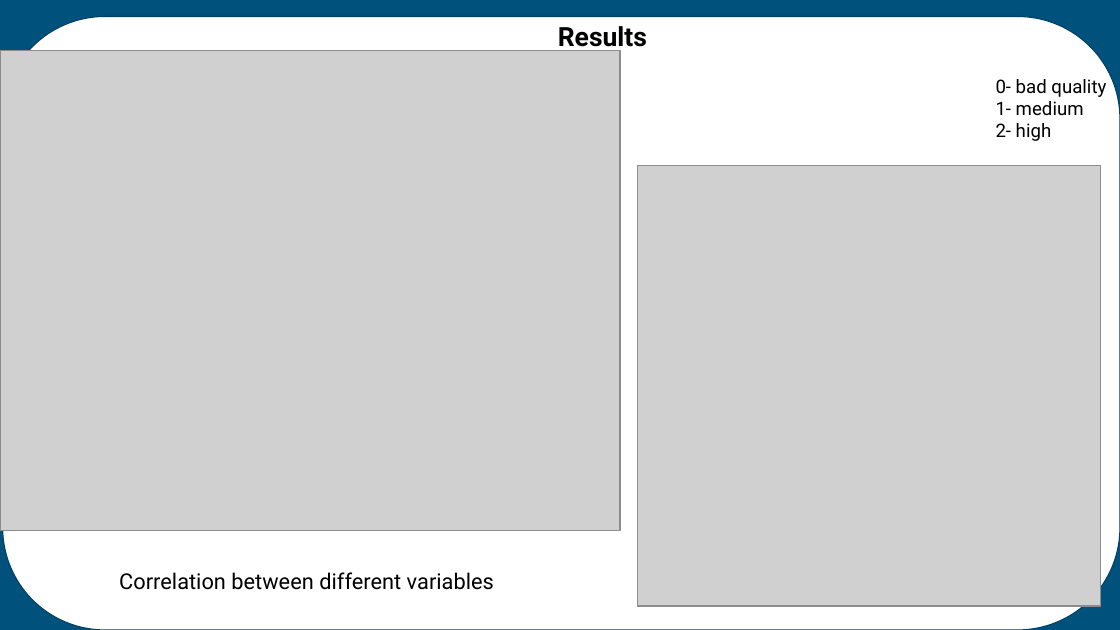
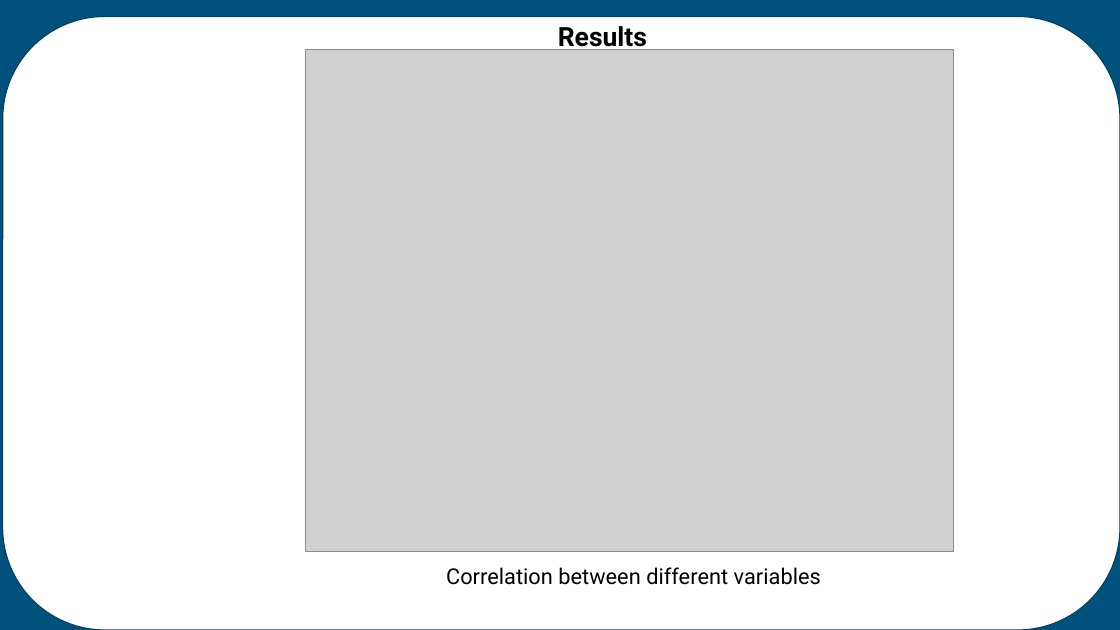
Before and after one commit to meghkc/CS5830-Project7, a slide deck: slide 4 of Project-7 Presentation.pptx. Drawn at 1120x630 pixels with LibreOffice and Linux fonts; fonts in the diff are those of the drawing; grey boxes stand for pictures. Boxes give left, top, right and bottom in pixels: in the first picture for what was removed or moved away, otherwise in the second. Text is boxed around its words. In the diff, an @@ line names an element or a change of style, - is before the commit and + after.

```diff
--- a/Project-7 Presentation.pptx
+++ b/Project-7 Presentation.pptx
@@ picture: place and size @@
-picture at [0,50,620,531]
+picture at [306,49,953,551]
@@ text removed at [996,79,1106,141] @@
-0- bad quality
-1- medium
-2- high
@@ picture removed at [638,166,1101,606] @@
@@ text "Correlation between different variables": place and size @@
-text "Correlation between different variables" at [119,572,494,590]
+text "Correlation between different variables" at [446,567,821,585]
```
Also in this commit, not shown: 1 other slide changed, 1 slide added.
